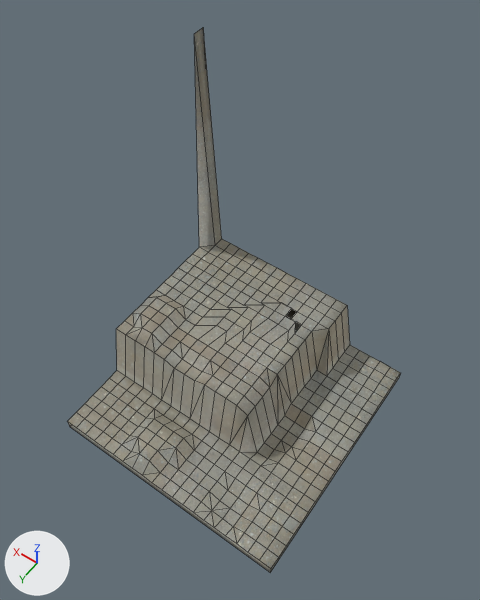
Renders of the FBX model Assets/Resources/walls/LeftTurnIn.fbx from each side of a commit.
Rendered twice from a 50 mm camera at (-8.21, 11.37, 24.49) aimed at (0.1, -0.25, 6.22). The axes (+X, +Y, +Z) are drawn at lower left. The lights are the same throughout. Mesh edges are drawn as thin lines. Where no turn or scale is listed for an object, it has been applied to the vertices.

The older version as bpy lines, for what is in view:
```python
me_mesh = bpy.data.meshes.new('Mesh')
me_mesh.from_pydata(...)  # 454 vertices, 445 faces, 3 loose edges; spans x -5.0..5.0, y -5.0..5.0, z -0.46..12.5
me_mesh.materials.append(mat_stone_vein_gray)  # picture img_stone_vein_gray_jpg
ob_mesh1 = bpy.data.objects.new('Mesh1', me_mesh)
ob_mesh1.location = (0.0, 0.0, 0.0)
```
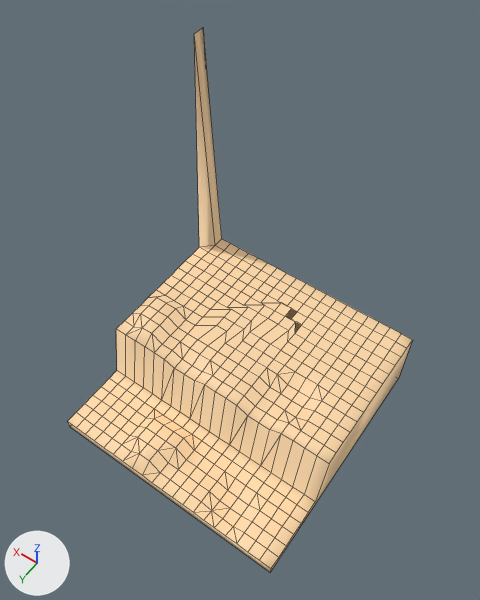
Scene script edits in JSON lines:
```json
{"op": "add", "block": "mat_color_c03", "code": ["mat_color_c03 = principled_material('Color_C03')", "mat_color_c03.base_color = (1.0, 0.698, 0.396)  # beige #ffdaa9", "mat_color_c03.roughness = 0.553"]}
{"block": "me_mesh", "where": "# used by ob_mesh1; location = (0.0, 0.0, 0.0)"}
{"op": "remove", "block": "me_mesh", "code": "me_mesh.from_pydata(...)  # 454 vertices, 445 faces, 3 loose edges; spans x -5.0..5.0, y -5.0..5.0, z -0.46..12.5"}
{"op": "add", "block": "me_mesh", "code": "me_mesh.from_pydata(...)  # 454 vertices, 442 faces, 3 loose edges; spans x -5.0..5.0, y -5.0..5.0, z -0.46..12.5"}
{"block": "me_mesh", "change": "me_mesh part 1"}
{"block": "me_mesh", "change": "2 vertices are removed from x -2.5..-2.0, y -3.0..1.5, z -0.29..-0.01"}
{"block": "me_mesh", "change": "12 faces are deleted"}
{"block": "me_mesh", "change": "92 vertices in x -5.0..-2.0, y -5.0..1.5, z -0.29..-0.01 move by (0.0, 0.0, 2.51)"}
{"block": "me_mesh", "change": "2 vertices are added at (-2.5, -3.0, 2.5), (-2.0, 1.5, 2.22)"}
{"block": "me_mesh", "change": "9 new faces join them"}
{"block": "me_mesh", "change": "me_mesh part 2: 433 faces spanning x -5.0..5.0, y -5.0..5.0, z -0.46..12.5 switch from mat_stone_vein_gray (picture img_stone_vein_gray_jpg) to mat_color_c03 (beige #ffdaa9)"}
```

Where the change shows, as pixel boxes [x1, y1, x2, y2] in the pictures (480 x 600 px; the box of a moved part takes in the faces that stretch with it):
```json
{"object": "Mesh1", "change": "reshaped", "before": [68, 28, 400, 573], "after": [68, 28, 412, 573]}
{"part": 1, "of": "me_mesh", "change": "moved or reshaped", "before": [240, 306, 400, 573], "after": [240, 305, 412, 573]}
{"part": 2, "of": "me_mesh", "change": "recoloured", "before": [68, 28, 347, 572], "after": [68, 28, 347, 572], "on screen": "grey to beige"}
```
